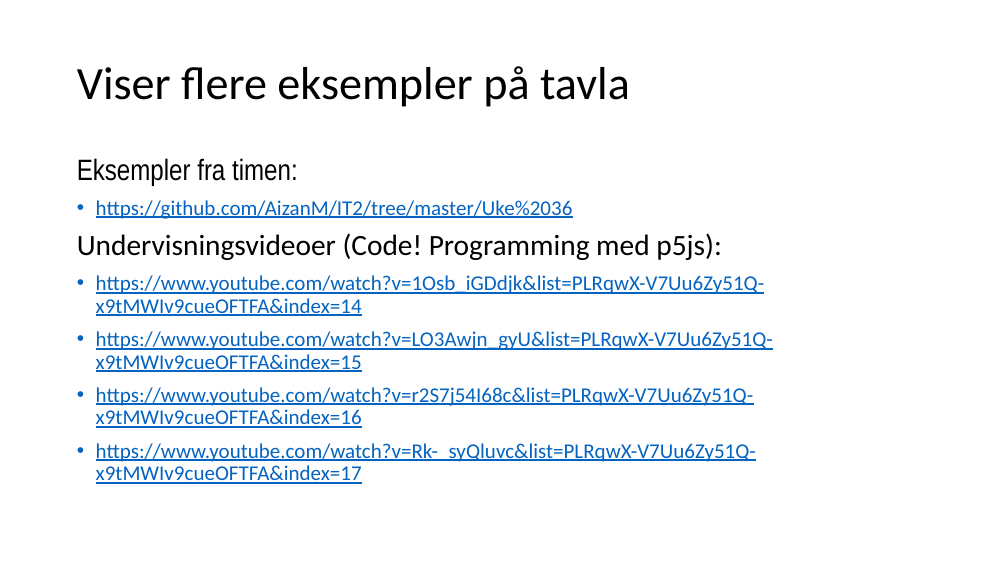
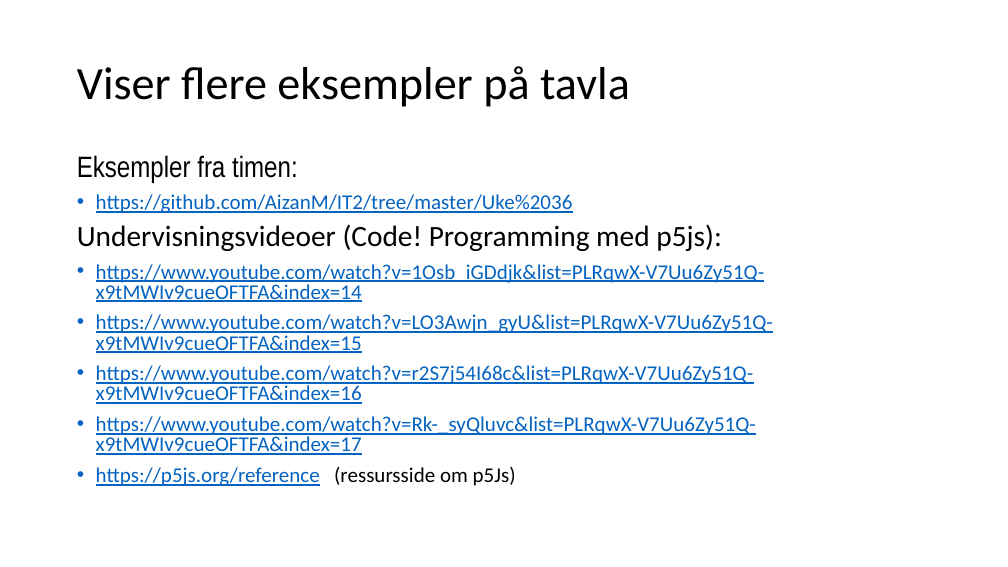
Before and after one commit to AizanM/IT2, a slide deck: slide 15 of Uke 36/Uke 36.pptx (slide 14 before the commit). Drawn at 1008x567 pixels with LibreOffice and Linux fonts; fonts in the diff are those of the drawing. Boxes give left, top, right and bottom in pixels: in the first picture for what was removed or moved away, otherwise in the second. Text is boxed around its words. In the diff, an @@ line names an element or a change of style, - is before the commit and + after.

```diff
--- a/Uke 36/Uke 36.pptx
+++ b/Uke 36/Uke 36.pptx
@@ text at (77, 155, 773, 455): line spacing 0.9 to 0.8 @@
@@ text at (96, 467, 516, 486): paragraph added @@
+• https://p5js.org/reference (ressursside om p5Js)
```
Also in this commit, not shown: 2 other slides changed, 1 slide added, 6 other files.
